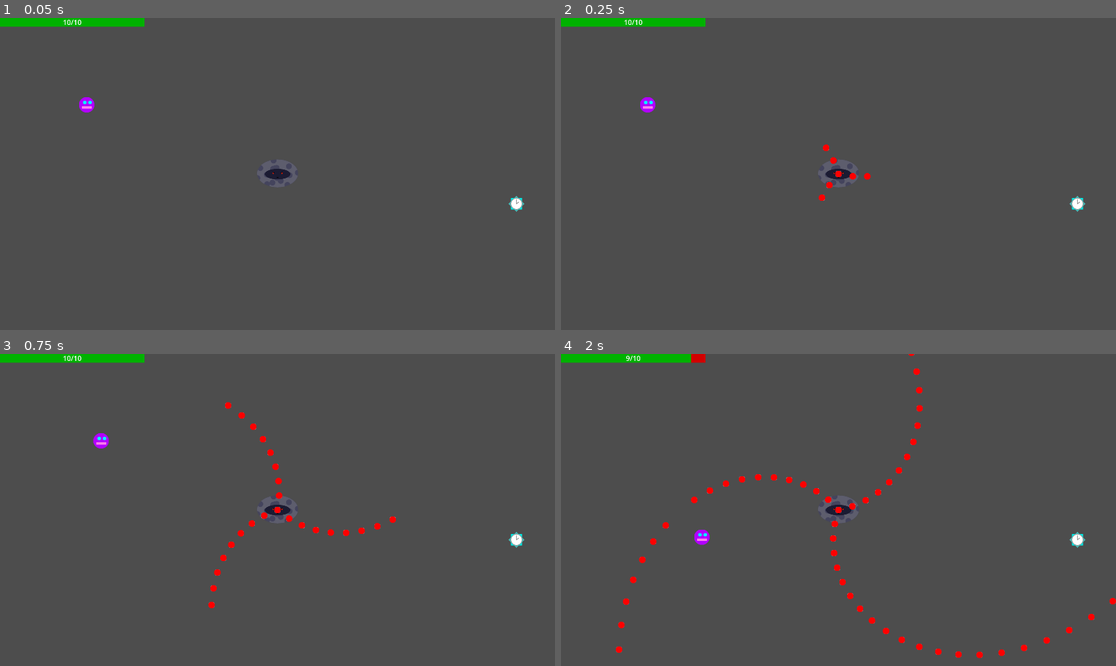
Above: before the commit, frames 1-4 (two rows, left to right).
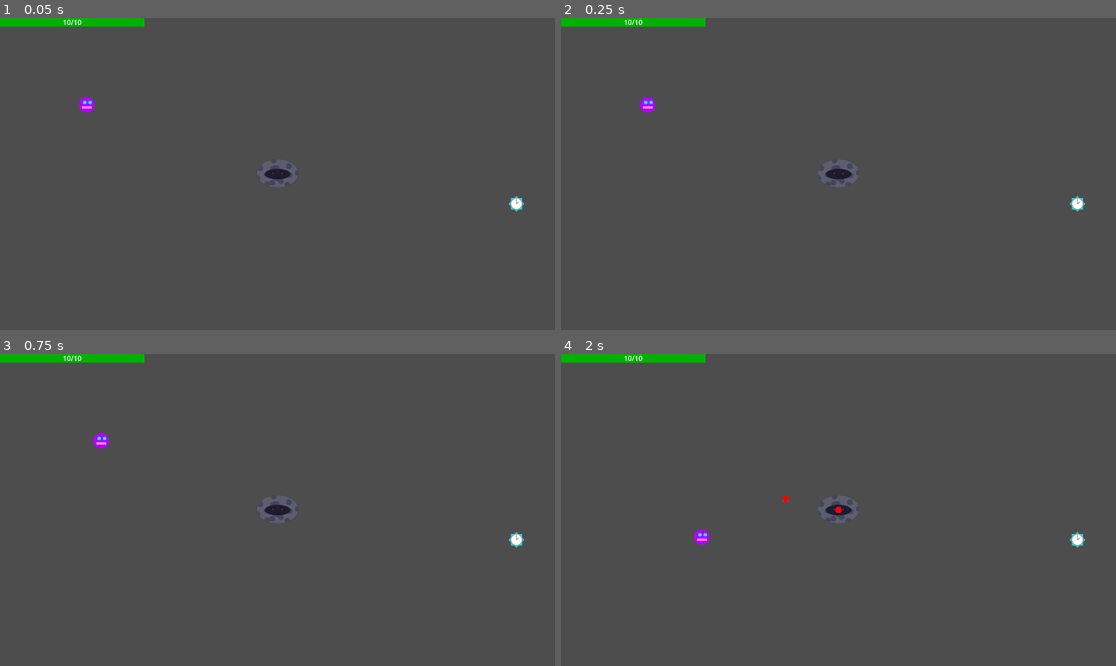
Above: after the commit, the same moments.

Repository: Antoine-Lagache/GameJam_2025
Game: Godot game, scene res://scene/main.tscn
Two runs of this game, one before a commit and one after it. Both use one fixed random seed, a clock stepped at 60 frames per second and the inputs below.
Inputs:
- Up to frame 1 (0.05 s): no input
- Up to frame 2 (0.25 s): no input
- Up to frame 3 (0.75 s): hold Right (right) from 0.53 s (still down); hold Shift from 0.53 s (still down)
- Up to frame 4 (2 s): release Right (right) at 1.28 s; release Shift at 1.28 s; hold Down (down) from 1.28 s (still down); tap Shift at 1.35 s

Frame 1 is identical in both runs. In frame 2, 0.2% of the frame differs, in the area x 46-56%, y 40-59%; in frame 3, 0.5%; in frame 4, 1.2%, in the area x 9-100%, y 0-98%.

Commit message:
slow homing done

Diff:
--- a/gamejame/project.godot
+++ b/gamejame/project.godot
@@ -23,7 +23,6 @@
 
 window/size/viewport_width=1920
 window/size/viewport_height=1080
-window/size/mode=2
 
 [input]
 
--- a/gamejame/script/bullet.gd
+++ b/gamejame/script/bullet.gd
@@ -1,11 +1,15 @@
 extends Node2D
 
 var speed : float = 0.0 # nb pixel / seconde
+var player
 var direction : float = 0.0
 var angular_velocity : float = 0.0
+var homing = false
+var screen = DisplayServer.window_get_size()
 
 
 func _ready():
+	player =  get_tree().get_nodes_in_group("player")[0]
 	add_to_group("bullet")
 
 func _physics_process(delta: float) -> void:
@@ -13,14 +17,16 @@
 		var direction_vector = Vector2(cos(direction),sin(direction))
 		global_position += speed*direction_vector*delta*Global.time_speed
 		direction += angular_velocity
+		if homing:
+			direction = angle_to_player(player)
 		test_exit_screen()
 
 func test_exit_screen():
-	var screen = DisplayServer.window_get_size()
 	if (global_position.x < -10 or global_position.x > 10 + screen.x or global_position.y < -10 or global_position.y > 10 + screen.y):
 		queue_free()
 
-
+func angle_to_player(player):
+	return global_position.angle_to_point(player.position)
 
 func _on_area_2d_body_entered(body: Node2D) -> void:
 	if body.is_in_group("player"):
--- a/gamejame/script/mechant.gd
+++ b/gamejame/script/mechant.gd
@@ -9,7 +9,7 @@
 	add_to_group("mechant")
 	var screen = DisplayServer.window_get_size()
 	position = Vector2(screen.x/2, screen.y/2)
-	pattern.pattern_id=2
+	pattern.pattern_id=3
 	add_child(pattern)
 
 func _physics_process(_delta: float) -> void:
--- a/gamejame/script/pattern.gd
+++ b/gamejame/script/pattern.gd
@@ -20,6 +20,8 @@
 			pattern_1()
 		2:
 			pattern_2()
+		3:
+			pattern_3()
 		_:
 			print("idk what happened, but you are trying to use a non existent pattern")
 
@@ -52,3 +54,12 @@
 				new_bullet.direction = angle + i*2*PI/3
 				add_child(new_bullet)
 			angle += 1/(4*PI)
+
+func pattern_3(): # slow homing
+	while(pattern_id == 3):
+		await get_tree().create_timer(1.0).timeout # on veut faire un tour en une seconde
+		if len(get_tree().get_nodes_in_group("bullet")) < bullet_limit and Global.time_speed:
+			var new_bullet:Node = bullet.instantiate()
+			new_bullet.speed = 200
+			new_bullet.homing = true
+			add_child(new_bullet)
Not shown: 1 places in gamejame/scene/pattern.tscn that only renumber resources
